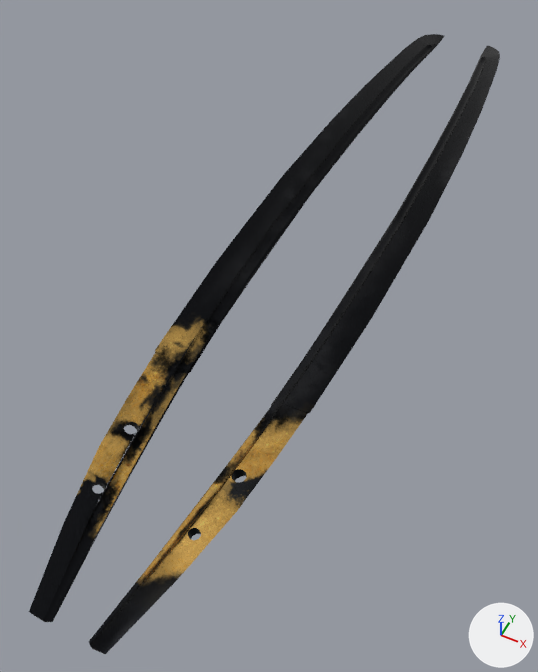
The glTF model mitutada.gltf: old version first, new version second.
Camera for both pictures: a 50 mm camera at (30.4, -109.5, 125.4) aimed at (-8.8, -31.1, 27.4). The lights are fixed; the arrows at lower right show +X, +Y and +Z. Where no turn or scale is listed for an object, it has been applied to the vertices.
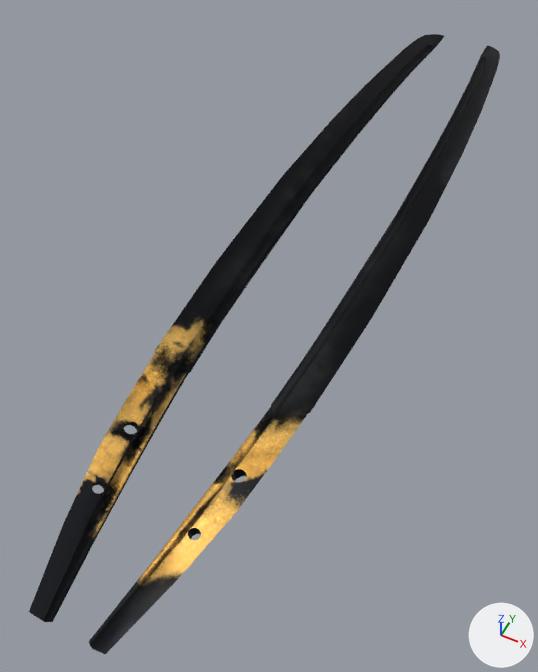
Where the change shows, as pixel boxes (x1, y1, x2, y2) in the pictures (538 x 672 px):
'Plane', surface changed (brown to orange)
    both: (29, 35, 500, 654)

The change in detail:
In material 'Material.005' (mat_material_005), roughness goes from 0.2 to 0.5.
